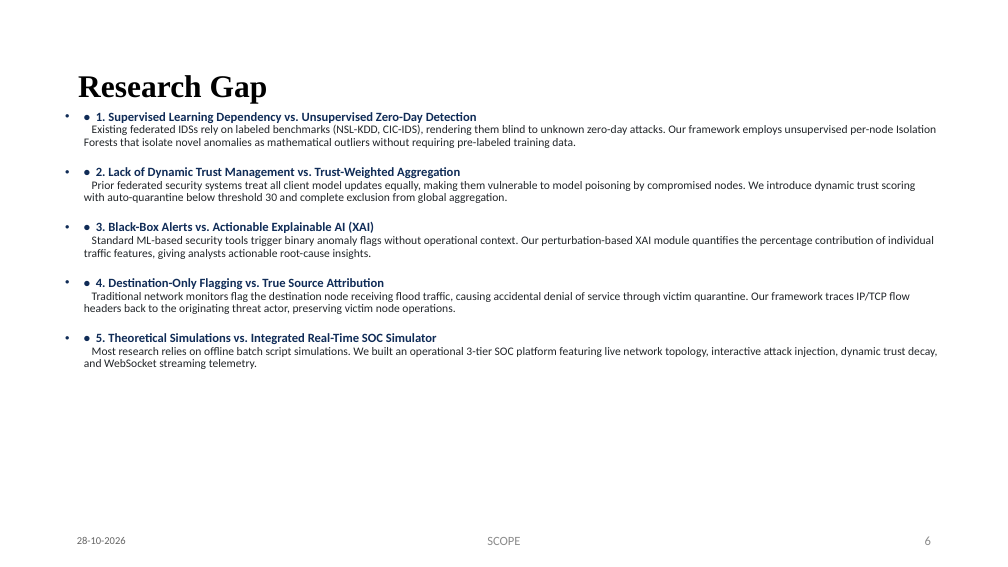
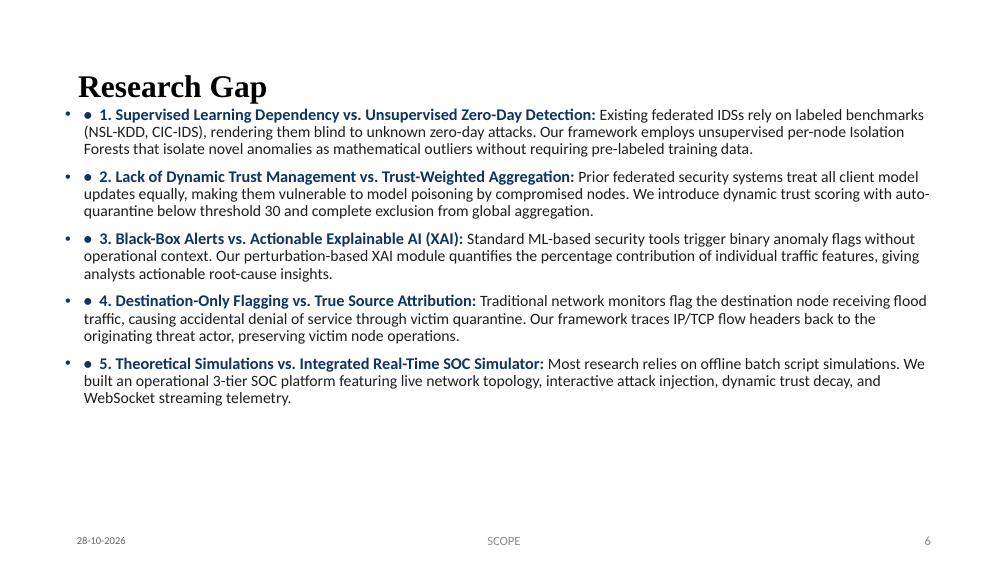
Before and after one commit to Prasanth4689/Federated-Anomaly-Detection, a slide deck: slide 6 of docs/BCSE497J_Review3_Presentation.pptx. Drawn at 1008x567 pixels with LibreOffice and Linux fonts; fonts in the diff are those of the drawing. Boxes give left, top, right and bottom in pixels: in the first picture for what was removed or moved away, otherwise in the second. Text is boxed around its words. In the diff, an @@ line names an element or a change of style, - is before the commit and + after.

```diff
--- a/docs/BCSE497J_Review3_Presentation.pptx
+++ b/docs/BCSE497J_Review3_Presentation.pptx
@@ text at [84,108,930,406]: text changed; size 11 to 15 pt; text colour #212529 to #1E1E1E @@
-• • 1. Supervised Learning Dependency vs. Unsupervised Zero-Day Detection
-  Existing federated IDSs rely on labeled benchmarks (NSL-KDD, CIC-IDS), rendering them blind to unknown zero-day attacks. Our framework employs unsupervised per-node Isolation Forests that isolate novel anomalies as mathematical outliers without requiring pre-labeled training data.
-• • 2. Lack of Dynamic Trust Management vs. Trust-Weighted Aggregation
-  Prior federated security systems treat all client model updates equally, making them vulnerable to model poisoning by compromised nodes. We introduce dynamic trust scoring with auto-quarantine below threshold 30 and complete exclusion from global aggregation.
-• • 3. Black-Box Alerts vs. Actionable Explainable AI (XAI)
-  Standard ML-based security tools trigger binary anomaly flags without operational context. Our perturbation-based XAI module quantifies the percentage contribution of individual traffic features, giving analysts actionable root-cause insights.
-• • 4. Destination-Only Flagging vs. True Source Attribution
-  Traditional network monitors flag the destination node receiving flood traffic, causing accidental denial of service through victim quarantine. Our framework traces IP/TCP flow headers back to the originating threat actor, preserving victim node operations.
-• • 5. Theoretical Simulations vs. Integrated Real-Time SOC Simulator
-  Most research relies on offline batch script simulations. We built an operational 3-tier SOC platform featuring live network topology, interactive attack injection, dynamic trust decay, and WebSocket streaming telemetry.
+• • 1. Supervised Learning Dependency vs. Unsupervised Zero-Day Detection: Existing federated IDSs rely on labeled benchmarks (NSL-KDD, CIC-IDS), rendering them blind to unknown zero-day attacks. Our framework employs unsupervised per-node Isolation Forests that isolate novel anomalies as mathematical outliers without requiring pre-labeled training data.
+• • 2. Lack of Dynamic Trust Management vs. Trust-Weighted Aggregation: Prior federated security systems treat all client model updates equally, making them vulnerable to model poisoning by compromised nodes. We introduce dynamic trust scoring with auto-quarantine below threshold 30 and complete exclusion from global aggregation.
+• • 3. Black-Box Alerts vs. Actionable Explainable AI (XAI): Standard ML-based security tools trigger binary anomaly flags without operational context. Our perturbation-based XAI module quantifies the percentage contribution of individual traffic features, giving analysts actionable root-cause insights.
+• • 4. Destination-Only Flagging vs. True Source Attribution: Traditional network monitors flag the destination node receiving flood traffic, causing accidental denial of service through victim quarantine. Our framework traces IP/TCP flow headers back to the originating threat actor, preserving victim node operations.
+• • 5. Theoretical Simulations vs. Integrated Real-Time SOC Simulator: Most research relies on offline batch script simulations. We built an operational 3-tier SOC platform featuring live network topology, interactive attack injection, dynamic trust decay, and WebSocket streaming telemetry.
```
Also in this commit, not shown: 13 other slides changed.
